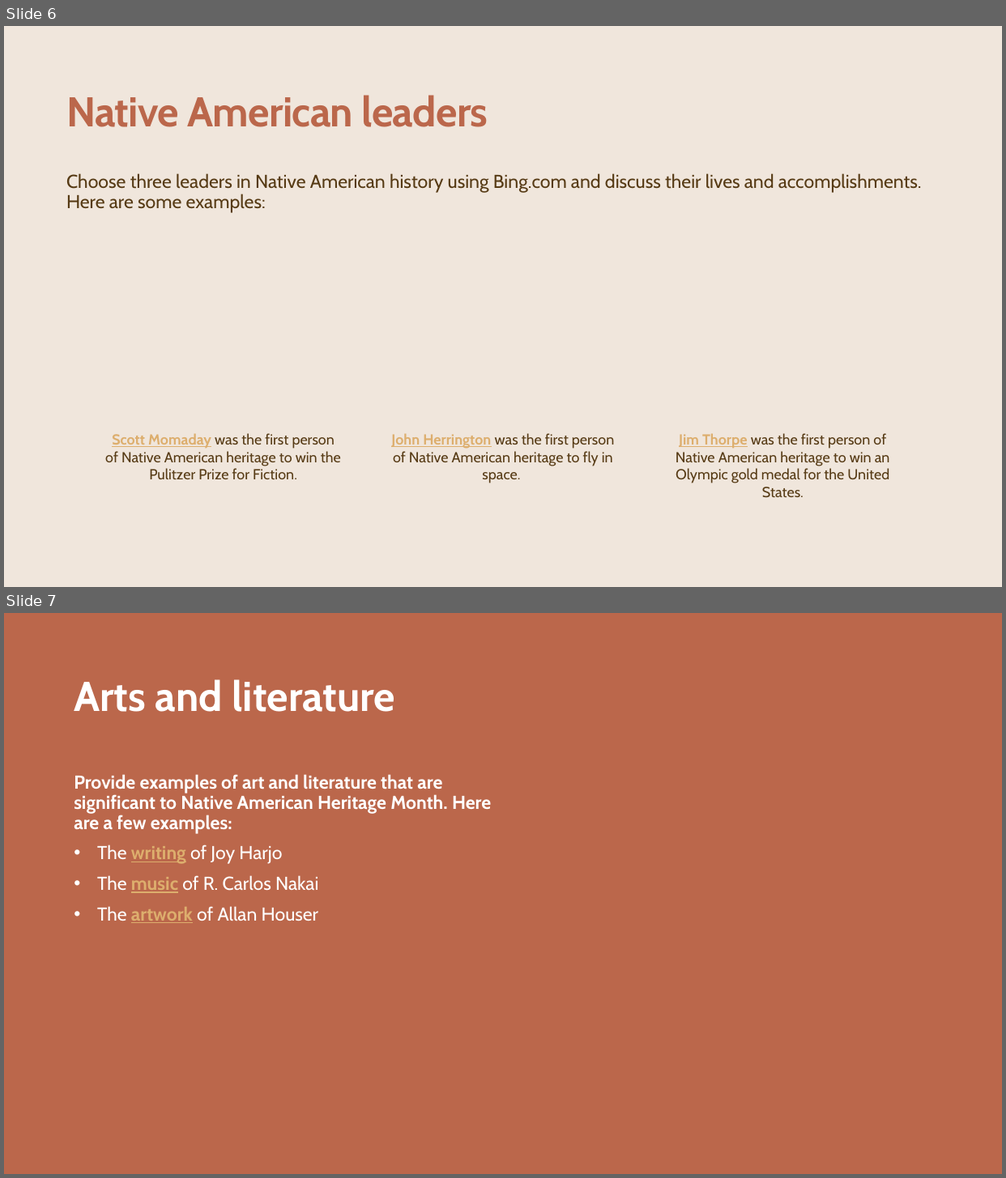
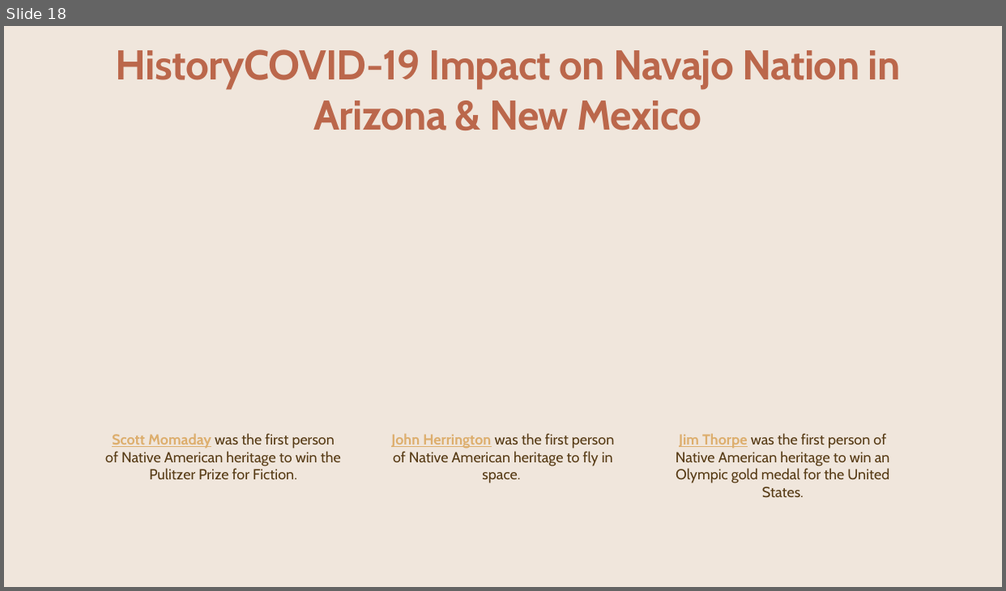
Before and after one commit to CCostenbader/Covid-19-effects-on-the-Navajo-Nation-Indian-Tribe, a slide deck: FinalPP.pptx. Shown one above the other, each under a label of ours: slides 6 and 7 before the commit, slide 18 after it. The pictures are 1006x1178 and 1006x591 pixels, drawn with LibreOffice and Linux fonts; fonts in the diff are those of the drawing; background and template pictures are left out. Boxes give left, top, right and bottom in pixels: in the first picture for what was removed or moved away, otherwise in the second. Text is boxed around its words. In the diff, an @@ line names an element or a change of style, - is before the commit and + after.

```diff
--- a/FinalPP.pptx
+++ b/FinalPP.pptx
@@ slide 7 removed at [4, 613, 1002, 1174], background #BB674B @@
@@ title removed at [74, 679, 395, 712] @@
-Arts and literature
@@ text removed at [74, 774, 491, 923] @@
-Provide examples of art and literature that are significant to Native American Heritage Month. Here are a few examples:
-• The writing of Joy Harjo
-• The music of R. Carlos Nakai
-• The artwork of Allan Houser
@@ what was slide 6 is now slide 18 @@
@@ slide 18 changed as well @@
@@ text added at [116, 49, 901, 130], 40 pt, text #BB674B, bold @@
+HistoryCOVID-19 Impact on Navajo Nation in Arizona & New Mexico
@@ title removed at [66, 95, 488, 127] @@
-Native American leaders
@@ text removed at [66, 173, 922, 213] @@
-Choose three leaders in Native American history using Bing.com and discuss their lives and accomplishments. Here are some examples:
```
Also in this commit, not shown: 4 other slides changed, 41 slides added, 5 other slides removed, 1 other file.
